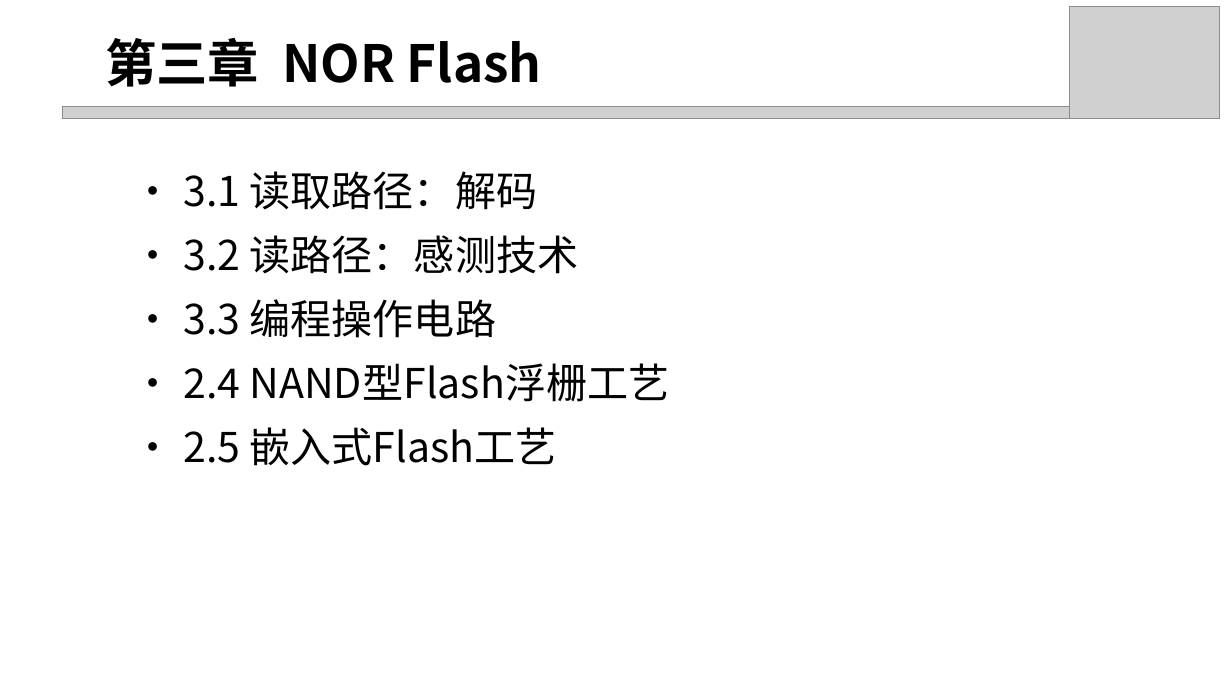
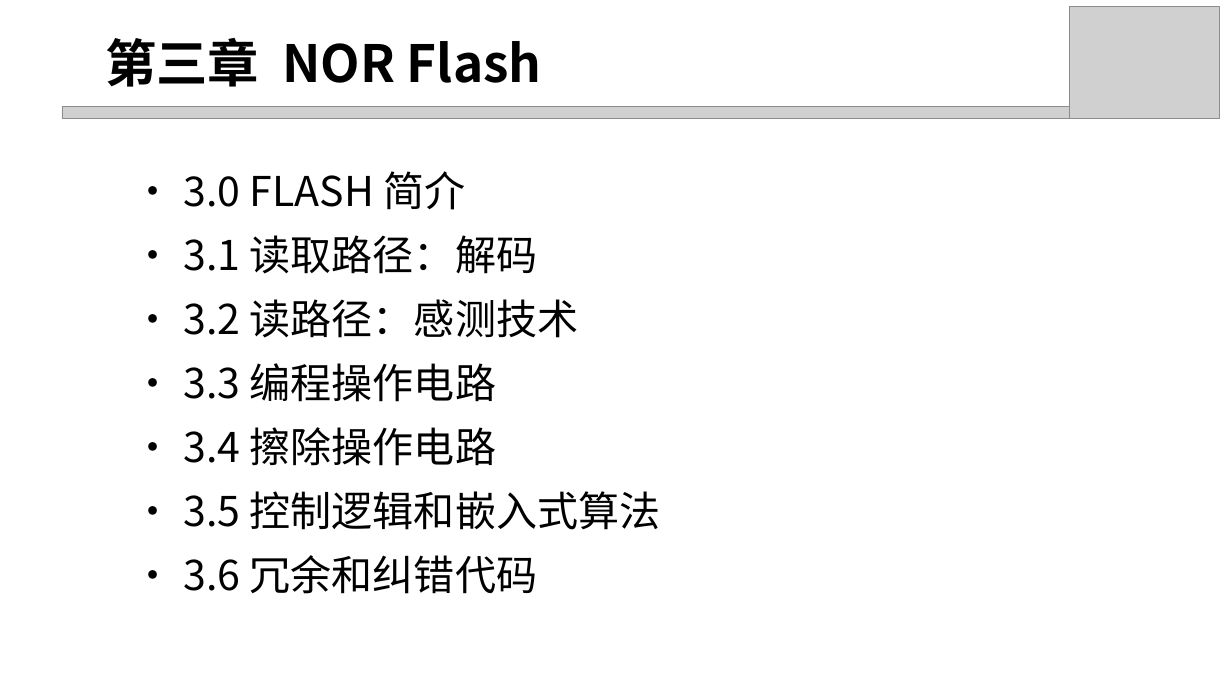
Before and after one commit to DucKlng123/flash, a slide deck: slide 2 of Summary/3. NOR flash.pptx. Drawn at 1232x693 pixels with LibreOffice and Linux fonts; fonts in the diff are those of the drawing; grey boxes stand for pictures. Boxes give left, top, right and bottom in pixels: in the first picture for what was removed or moved away, otherwise in the second. Text is boxed around its words. In the diff, an @@ line names an element or a change of style, - is before the commit and + after.

```diff
--- a/Summary/3. NOR flash.pptx
+++ b/Summary/3. NOR flash.pptx
@@ text at (183, 171, 465, 210): paragraph added @@
+· 3.0 FLASH 简介
@@ text at (183, 427, 661, 594): text changed @@
-· 2.4 NAND型Flash浮栅工艺
-· 2.5 嵌入式Flash工艺
+· 3.4 擦除操作电路
+· 3.5 控制逻辑和嵌入式算法
+· 3.6 冗余和纠错代码
```
Also in this commit, not shown: 63 slides added, 5 slides removed, 2 other files.
